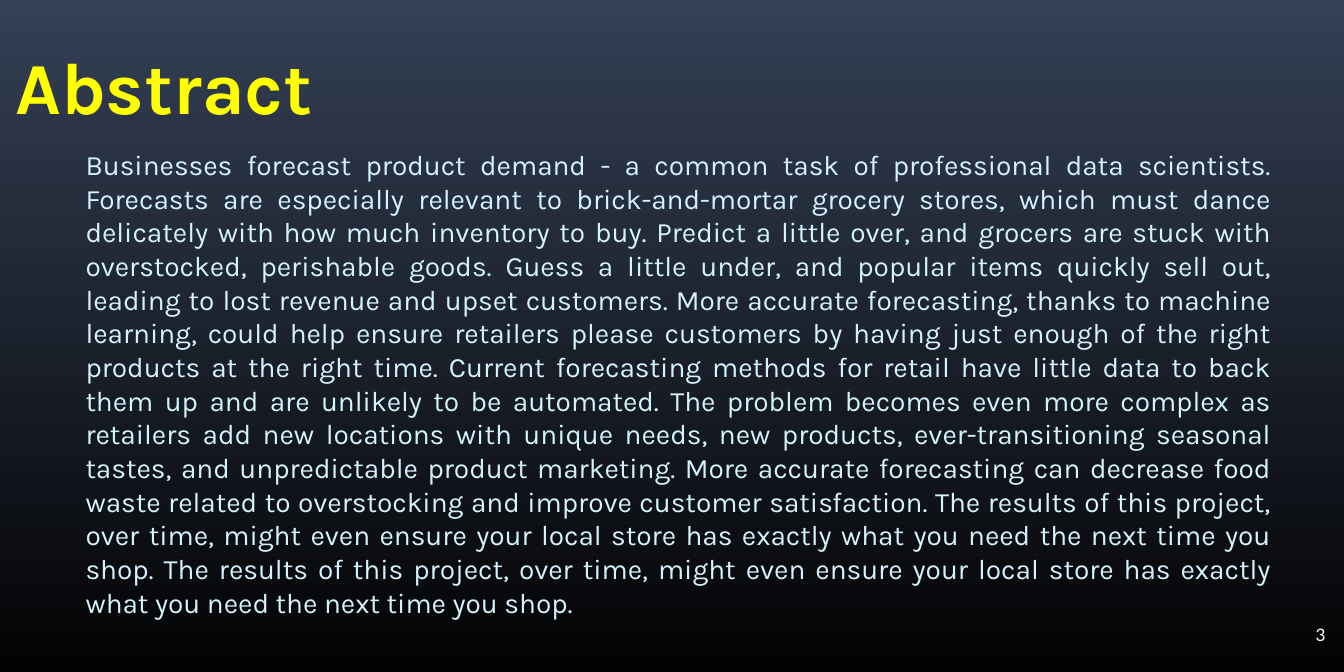
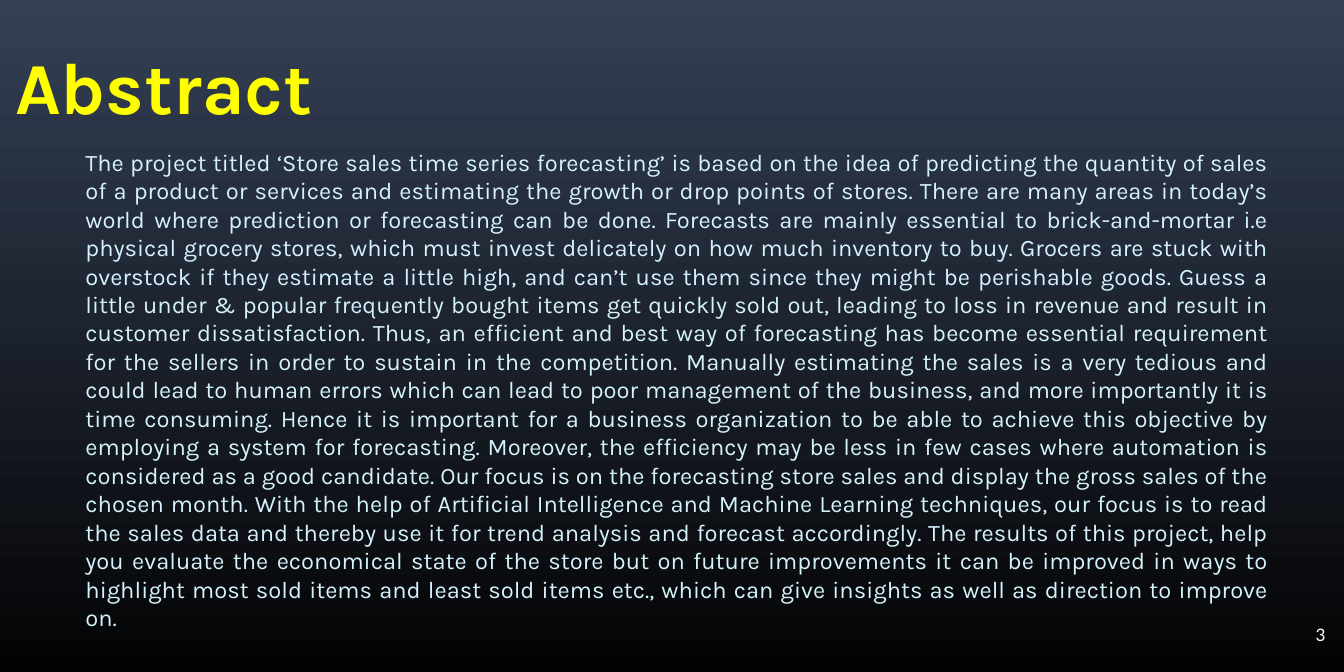
Before and after one commit to SriNithin965/project-4-2, a slide deck: slide 3 of ppts/Sales_Forecasting_Design_B4.pptx. Drawn at 1344x672 pixels with LibreOffice and Linux fonts; fonts in the diff are those of the drawing. Boxes give left, top, right and bottom in pixels: in the first picture for what was removed or moved away, otherwise in the second. Text is boxed around its words. In the diff, an @@ line names an element or a change of style, - is before the commit and + after.

```diff
--- a/ppts/Sales_Forecasting_Design_B4.pptx
+++ b/ppts/Sales_Forecasting_Design_B4.pptx
@@ text at [85,154,1268,627]: text changed; size 13 to 11 pt @@
-Businesses forecast product demand - a common task of professional data scientists. Forecasts are especially relevant to brick-and-mortar grocery stores, which must dance delicately with how much inventory to buy. Predict a little over, and grocers are stuck with overstocked, perishable goods. Guess a little under, and popular items quickly sell out, leading to lost revenue and upset customers. More accurate forecasting, thanks to machine learning, could help ensure retailers please customers by having just enough of the right products at the right time. Current forecasting methods for retail have little data to back them up and are unlikely to be automated. The problem becomes even more complex as retailers add new locations with unique needs, new products, ever-transitioning seasonal tastes, and unpredictable product marketing. More accurate forecasting can decrease food waste related to overstocking and improve customer satisfaction. The results of this project, over time, might even ensure your local store has exactly what you need the next time you shop. The results of this project, over time, might even ensure your local store has exactly what you need the next time you shop.
+The project titled ‘Store sales time series forecasting’ is based on the idea of predicting the quantity of sales of a product or services and estimating the growth or drop points of stores. There are many areas in today’s world where prediction or forecasting can be done. Forecasts are mainly essential to brick-and-mortar i.e physical grocery stores, which must invest delicately on how much inventory to buy. Grocers are stuck with overstock if they estimate a little high, and can’t use them since they might be perishable goods. Guess a little under & popular frequently bought items get quickly sold out, leading to loss in revenue and result in customer dissatisfaction. Thus, an efficient and best way of forecasting has become essential requirement for the sellers in order to sustain in the competition. Manually estimating the sales is a very tedious and could lead to human errors which can lead to poor management of the business, and more importantly it is time consuming. Hence it is important for a business organization to be able to achieve this objective by employing a system for forecasting. Moreover, the efficiency may be less in few cases where automation is considered as a good candidate. Our focus is on the forecasting store sales and display the gross sales of the chosen month. With the help of Artificial Intelligence and Machine Learning techniques, our focus is to read the sales data and thereby use it for trend analysis and forecast accordingly. The results of this project, help you evaluate the economical state of the store but on future improvements it can be improved in ways to highlight most sold items and least sold items etc., which can give insights as well as direction to improve on.
```
Also in this commit, not shown: 5 other slides changed, 1 slide removed, 1 other file.
